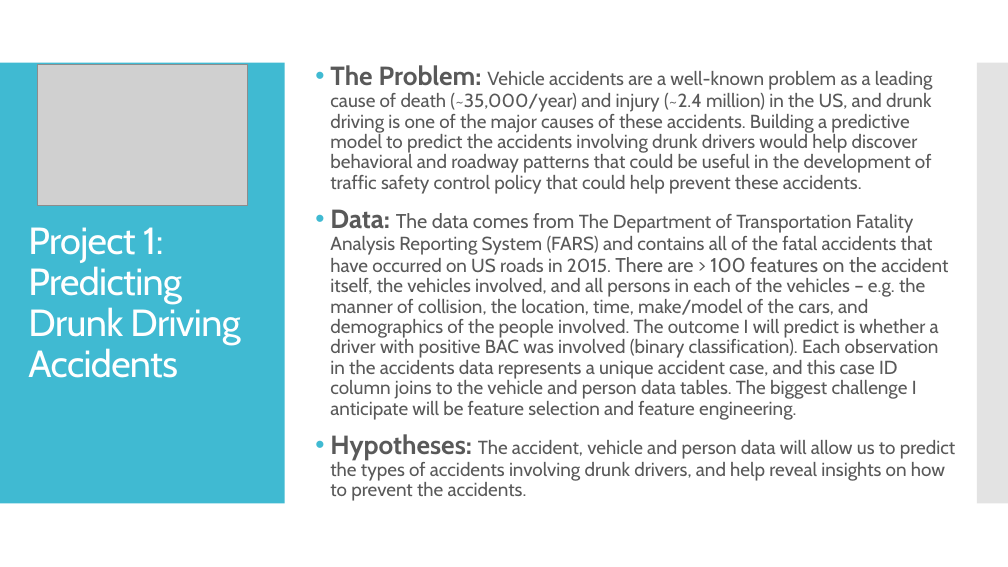
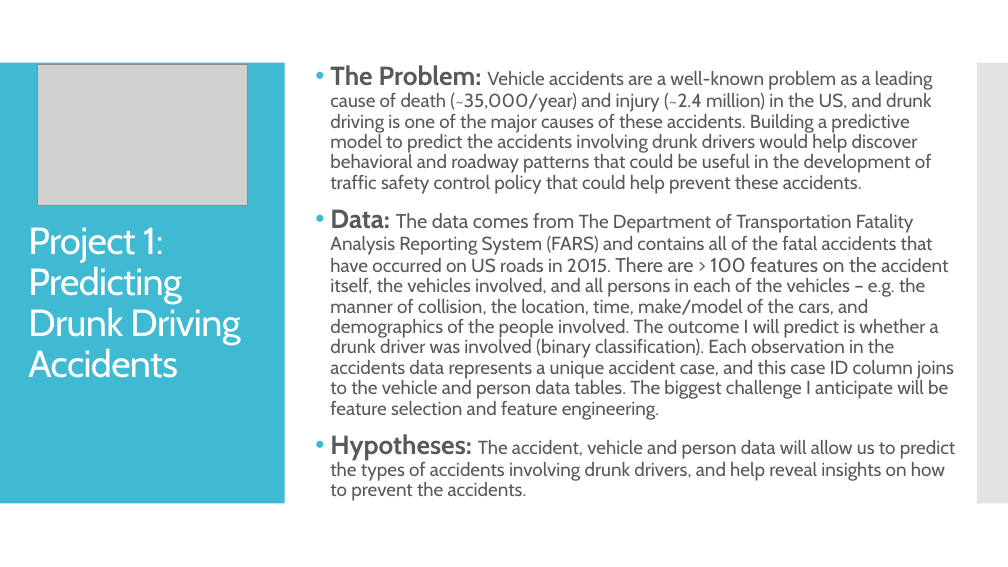
Before and after one commit to sierra073/DS-SF-31-sierra073, a slide deck: slide 2 of Final_Project/Final Project, Part 1.pptx. Drawn at 1008x567 pixels with LibreOffice and Linux fonts; fonts in the diff are those of the drawing; grey boxes stand for pictures. Boxes give left, top, right and bottom in pixels: in the first picture for what was removed or moved away, otherwise in the second. Text is boxed around its words. In the diff, an @@ line names an element or a change of style, - is before the commit and + after.

Commit message:
Edited ppt2

```diff
--- a/Final_Project/Final Project, Part 1.pptx
+++ b/Final_Project/Final Project, Part 1.pptx
@@ text at [330,209,954,420]: text changed @@
-• Data: The data comes from The Department of Transportation Fatality Analysis Reporting System (FARS) and contains all of the fatal accidents that have occurred on US roads in 2015. There are > 100 features on the accident itself, the vehicles involved, and all persons in each of the vehicles – e.g. the manner of collision, the location, time, make/model of the cars, and demographics of the people involved. The outcome I will predict is whether a driver with positive BAC was involved (binary classification). Each observation in the accidents data represents a unique accident case, and this case ID column joins to the vehicle and person data tables. The biggest challenge I anticipate will be feature selection and feature engineering.
+• Data: The data comes from The Department of Transportation Fatality Analysis Reporting System (FARS) and contains all of the fatal accidents that have occurred on US roads in 2015. There are > 100 features on the accident itself, the vehicles involved, and all persons in each of the vehicles – e.g. the manner of collision, the location, time, make/model of the cars, and demographics of the people involved. The outcome I will predict is whether a drunk driver was involved (binary classification). Each observation in the accidents data represents a unique accident case, and this case ID column joins to the vehicle and person data tables. The biggest challenge I anticipate will be feature selection and feature engineering.
```
